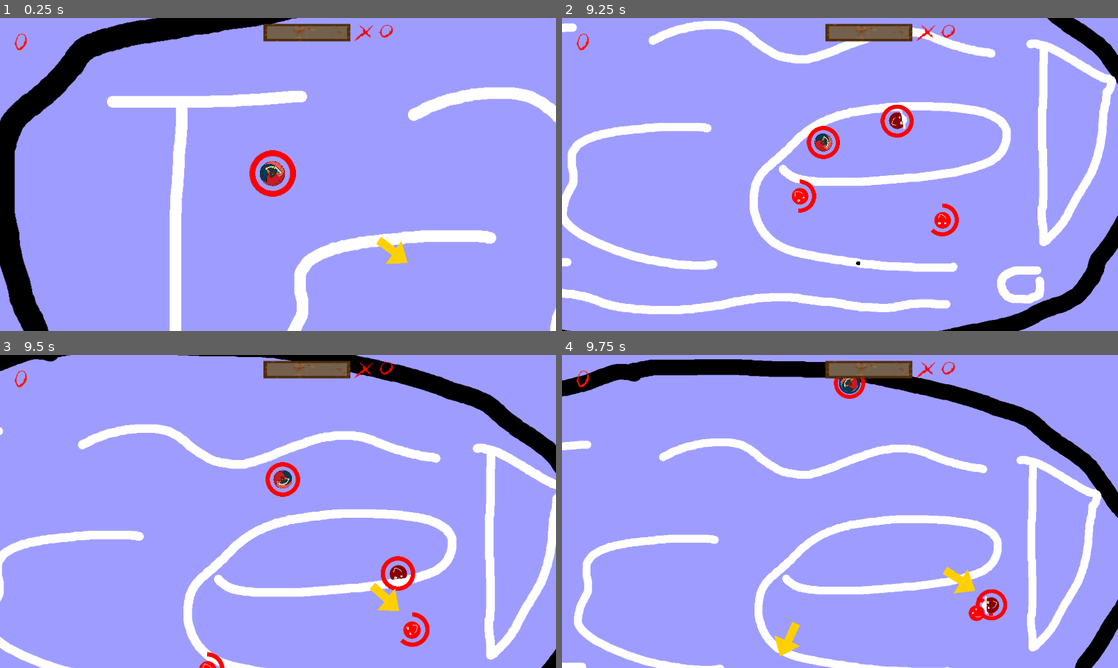
Above: before the commit, frames 1-4 (two rows, left to right).
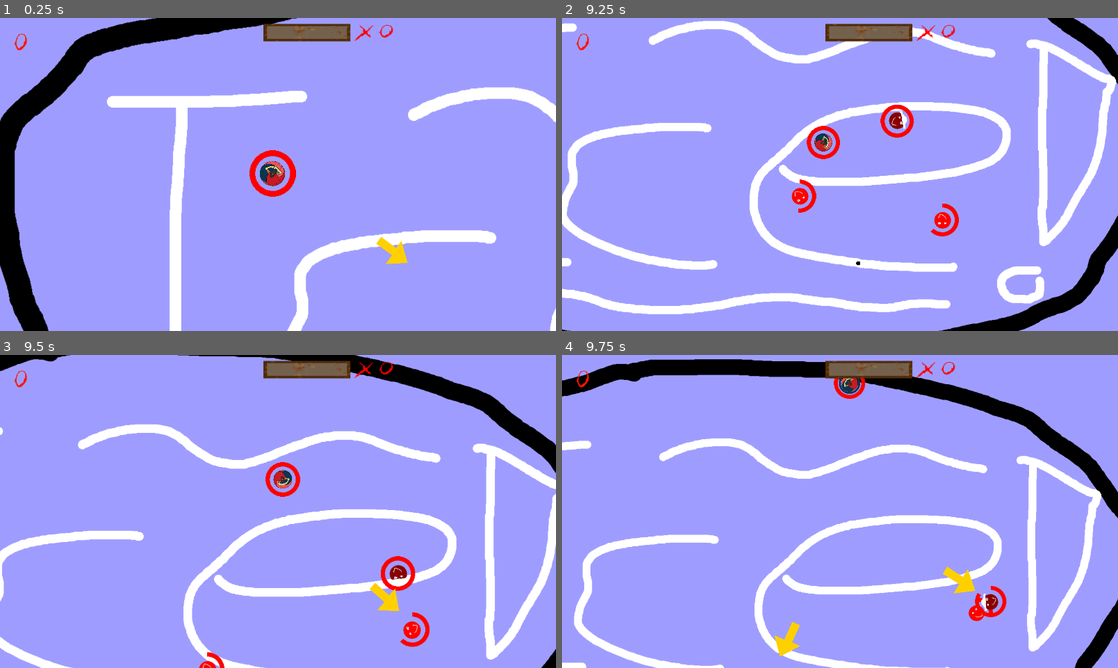
Above: after the commit, the same moments.

Repository: Junber/LD-47
Game: Godot game, scene res://Scenes/Root.tscn
Same seed, same stepped clock (60 frames per second), same inputs: the game is played once before the commit and once after it. Sound files missing from this copy of the repository are replaced by a short silence.
Inputs (mouse positions are in pixels of both pictures, inside the frame that each line leads up to):
- Up to frame 1 (0.25 s): no input
- Up to frame 2 (9.25 s): tap Enter at 0.5 s; move the mouse to (812, 237) at 0.52 s; hold W (move_up) 0.53-2.03 s; tap Space (boost) every 0.75 s from 0.6 to 8.85 s; click (812, 237) at 0.67 s; move the mouse to (1006, 221) at 1.27 s; move the mouse to (673, 127) at 2.02 s; hold A (move_left) 2.03-3.53 s; move the mouse to (867, 174) at 2.77 s; click (867, 174) at 2.92 s; move the mouse to (756, 96) at 3.52 s; hold S (move_down) 3.53-4.28 s; move the mouse to (962, 158) at 4.27 s; hold D (move_right) 4.28-5.03 s; move the mouse to (728, 190) at 5.02 s; hold W (move_up) 5.03-5.78 s; click (728, 190) at 5.17 s; move the mouse to (895, 105) at 5.77 s; hold D (move_right) 5.78-8.03 s; move the mouse to (812, 237) at 6.52 s; move the mouse to (1006, 221) at 7.27 s; click (1006, 221) at 7.42 s; move the mouse to (673, 127) at 8.02 s; hold S (move_down) 8.03-8.78 s; move the mouse to (867, 174) at 8.77 s; hold A (move_left) from 8.78 s (still down)
- Up to frame 3 (9.5 s): keep holding A (move_left)
- Up to frame 4 (9.75 s): move the mouse to (756, 433) at 9.52 s; release A (move_left) at 9.53 s; hold W (move_up) from 9.53 s (still down); tap Space (boost) at 9.6 s; click (756, 433) at 9.67 s

Frames 1-3 are identical in both runs. In frame 4, 0.3% of the frame differs, in the area x 74-81%, y 73-85%.
Error before the commit: Invalid call to function 'protected' in base 'KinematicBody2D (Cowboy.gd)'. Expected 1 arguments. (res://Scripts/Enemy.gd:44)

Commit message:
Fix crash

Diff:
--- a/Scripts/Enemy.gd
+++ b/Scripts/Enemy.gd
@@ -28,7 +28,7 @@
 			emit_signal("enemyNotKilledByPlayer")
 	else:
 		emit_signal("enemyNotKilledByPlayer")
-	if !collider.protected(collider):
+	if !collider.protected(self):
 		collider.bounceOffOfIceScater(self, velocityLength)
 		collider.changeHealth(damageToOther)
 
@@ -41,8 +41,8 @@
 	if !protected(collider):
 		bounceOffOfIceScater(collider, velocityLength)
 		changeHealth(collider.damageDealt())
-	if !collider.protected(collider, velocityLength):
-		collider.bounceOffOfIceScater(self)
+	if !collider.protected(self):
+		collider.bounceOffOfIceScater(self, velocityLength)
 		collider.changeHealth(damageToOther)
 
 func checkDrop():
